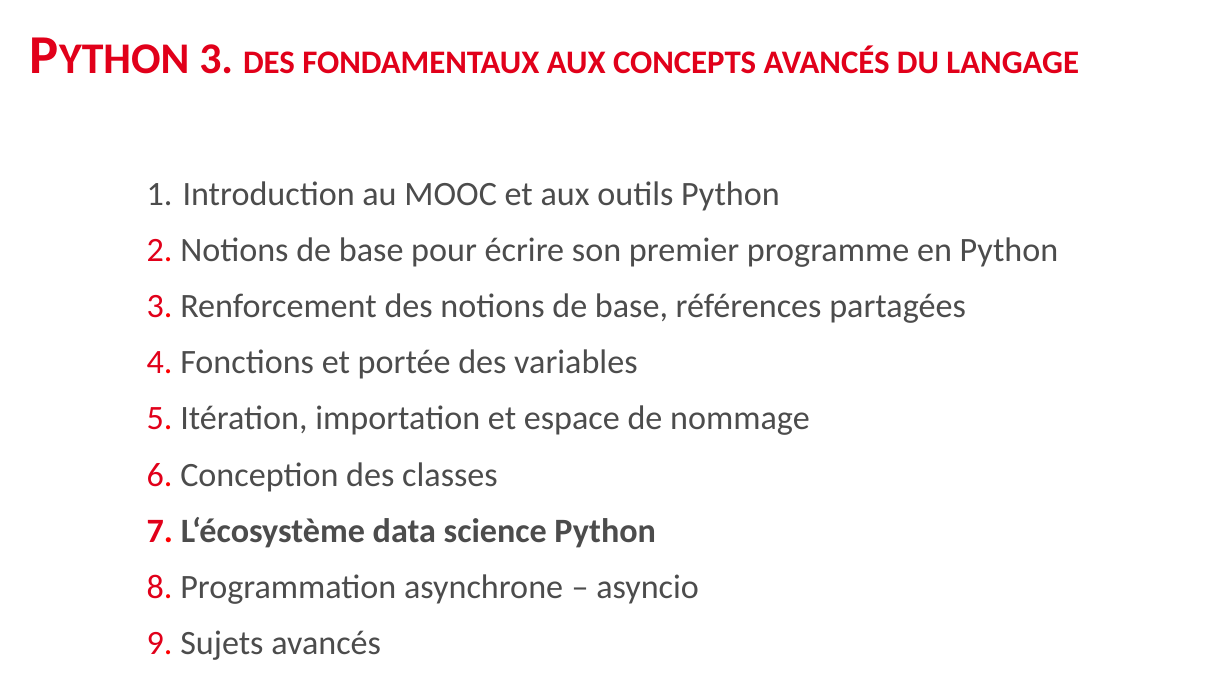
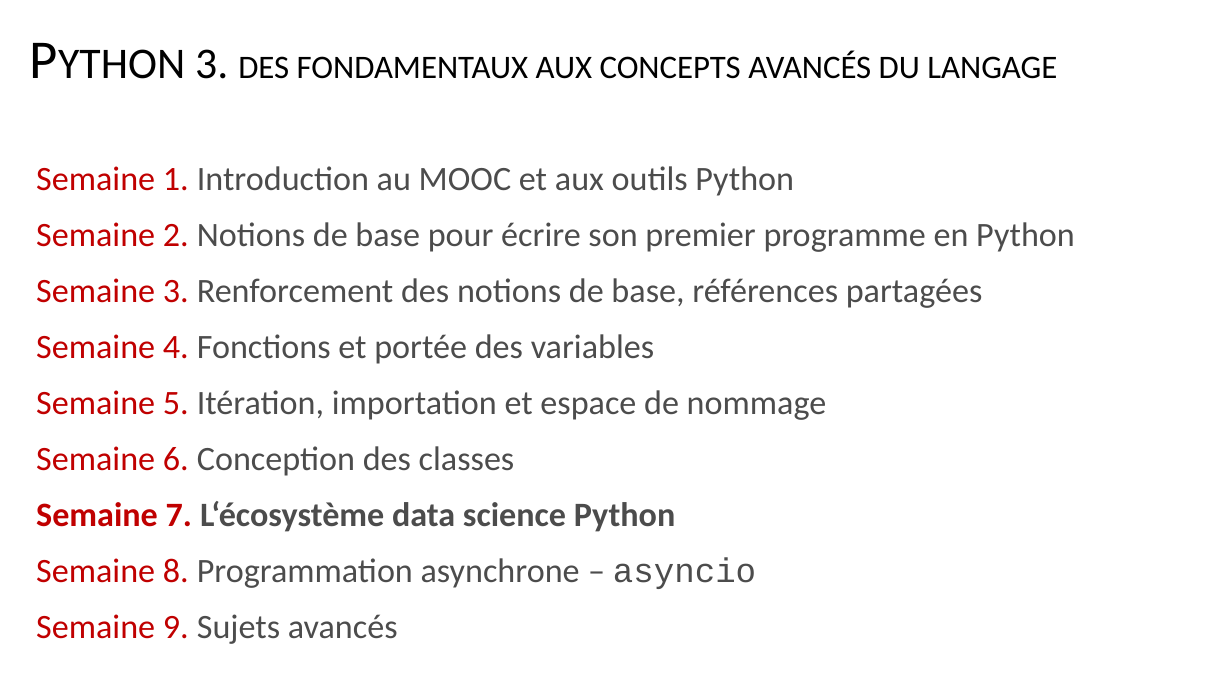
Before and after one commit to parmentelat/flotpython-archive, a slide deck: slide 1 of teaser/slide-video-w7.pptx. Drawn at 1232x693 pixels with LibreOffice and Linux fonts; fonts in the diff are those of the drawing. Boxes give left, top, right and bottom in pixels: in the first picture for what was removed or moved away, otherwise in the second. Text is boxed around its words. In the diff, an @@ line names an element or a change of style, - is before the commit and + after.

```diff
--- a/teaser/slide-video-w7.pptx
+++ b/teaser/slide-video-w7.pptx
@@ title "Python 3. des fondamentaux aux ..." at (195,49,1057,79): text colour #E1001A to #000000, bold off @@
@@ subtitle at (36,166,1075,644): text changed @@
-1. Introduction au MOOC et aux outils Python
-2. Notions de base pour écrire son premier programme en Python
-3. Renforcement des notions de base, références partagées
-4. Fonctions et portée des variables
-5. Itération, importation et espace de nommage
-6. Conception des classes
-7. L‘écosystème data science Python
-8. Programmation asynchrone – asyncio
-9. Sujets avancés
+Semaine 1. Introduction au MOOC et aux outils Python
+Semaine 2. Notions de base pour écrire son premier programme en Python
+Semaine 3. Renforcement des notions de base, références partagées
+Semaine 4. Fonctions et portée des variables
+Semaine 5. Itération, importation et espace de nommage
+Semaine 6. Conception des classes
+Semaine 7. L‘écosystème data science Python
+Semaine 8. Programmation asynchrone – asyncio
+Semaine 9. Sujets avancés
```
Also in this commit, not shown: 1 other slide changed, 8 slides added.
